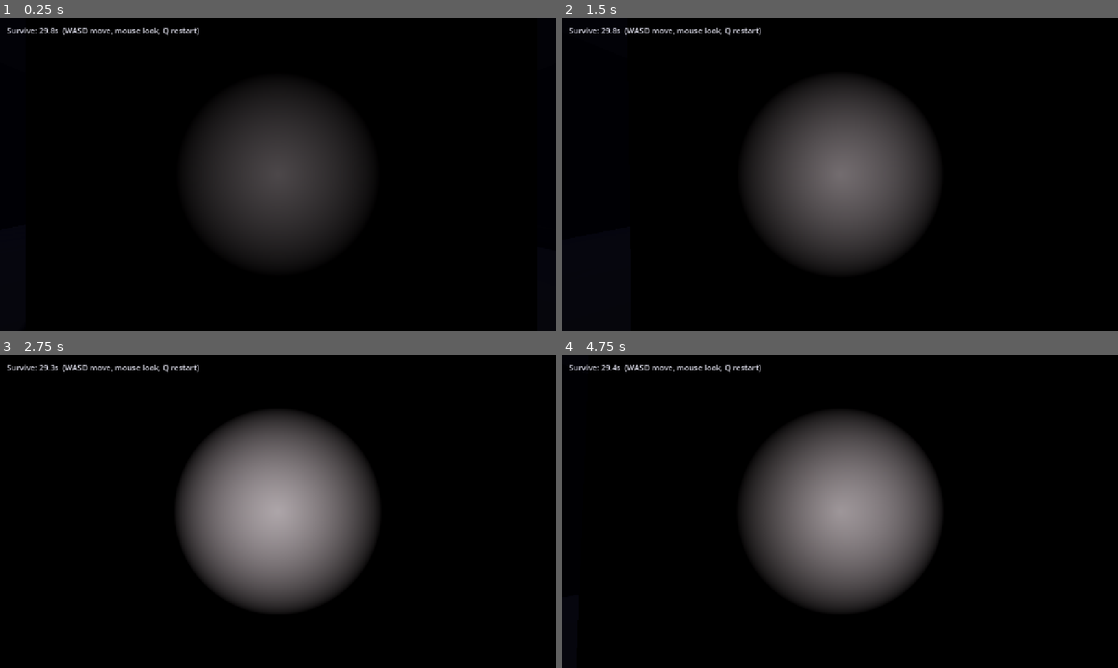
Above: before the commit, frames 1-4 (two rows, left to right).
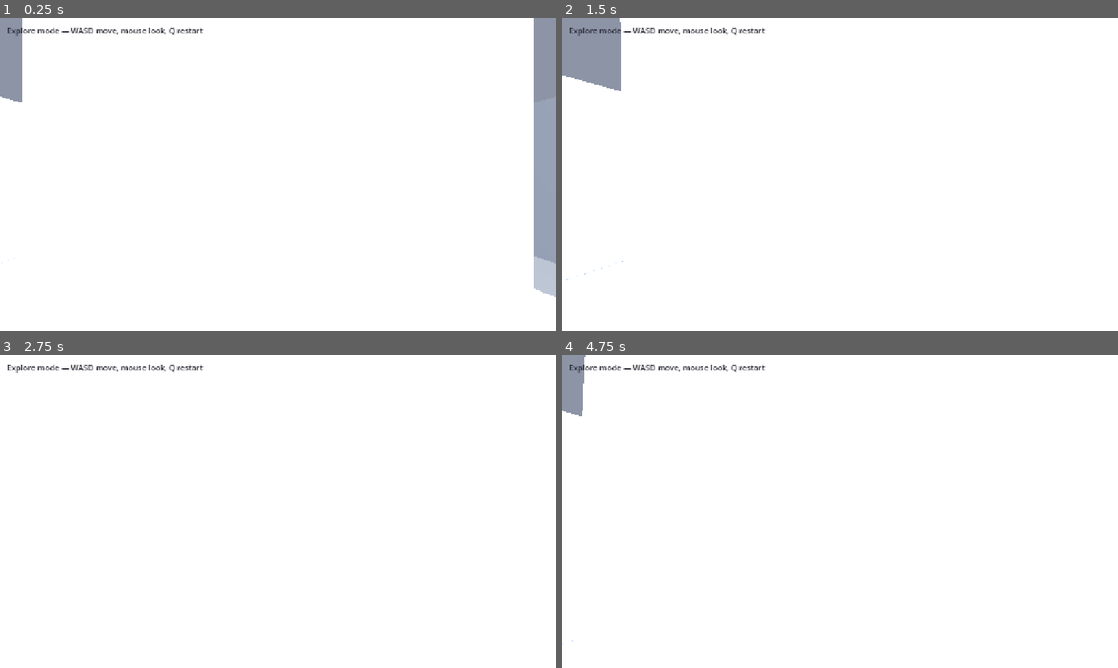
Above: after the commit, the same moments.

Repository: laim-1/LasVegas
Game: Godot game, scene res://scenes/main.tscn
The game is run twice, just before and just after one commit, with the same random seed, the same clock (stepped at 60 frames per second) and the same inputs.
Inputs (mouse positions are in pixels of both pictures, inside the frame that each line leads up to):
- Up to frame 1 (0.25 s): no input
- Up to frame 2 (1.5 s): tap Enter at 0.5 s; move the mouse to (867, 174) at 0.52 s; hold W (move_forward) from 0.53 s (still down); click (867, 174) at 0.67 s; tap Q (restart) at 1.25 s; move the mouse to (812, 174) at 1.27 s; click (812, 174) at 1.42 s
- Up to frame 3 (2.75 s): keep holding W (move_forward); tap Q (restart) at 2 s; move the mouse to (289, 505) at 2.02 s; click (289, 505) at 2.17 s
- Up to frame 4 (4.75 s): keep holding W (move_forward); tap Q (restart) at 2.75, 4.15 s; move the mouse to (834, 517) at 2.77 s; click (834, 517) at 2.92 s; move the mouse to (878, 514) at 3.52 s; click (878, 514) at 3.67 s; move the mouse to (795, 508) at 4.27 s; click (795, 508) at 4.42 s

The runs differ from the first frame. In frame 1, 100% of the frame differs, in the area x 0-100%, y 0-100%; in frame 2, 100%; in frame 3, 100%; in frame 4, 100%.

Commit message:
Explore mode: remove monster and brighten level
Co-authored-by: Cursor <cursoragent@cursor.com>

Diff:
--- a/godot/scenes/main.tscn
+++ b/godot/scenes/main.tscn
@@ -1,37 +1,23 @@
-[gd_scene load_steps=9 format=3 uid="uid://lasvegas_main"]
+[gd_scene load_steps=6 format=3 uid="uid://lasvegas_main"]
 
 [ext_resource type="Script" path="res://scripts/main.gd" id="1_main"]
 [ext_resource type="Script" path="res://scripts/level.gd" id="2_level"]
 [ext_resource type="Script" path="res://scripts/player.gd" id="3_player"]
-[ext_resource type="Script" path="res://scripts/enemy.gd" id="4_enemy"]
 [ext_resource type="Script" path="res://scripts/heartbeat_audio.gd" id="5_audio"]
 
 [sub_resource type="Environment" id="Environment_horror"]
 background_mode = 1
-background_color = Color(0.02, 0.02, 0.03, 1)
+background_color = Color(0.55, 0.58, 0.65, 1)
 ambient_light_source = 2
-ambient_light_color = Color(0.06, 0.06, 0.08, 1)
-ambient_light_energy = 0.25
+ambient_light_color = Color(0.75, 0.78, 0.82, 1)
+ambient_light_energy = 1.35
 tonemap_mode = 2
-tonemap_exposure = 0.85
-fog_enabled = true
-fog_light_color = Color(0.02, 0.02, 0.04, 1)
-fog_density = 0.12
-fog_aerial_perspective = 0.35
+tonemap_exposure = 1.15
+fog_enabled = false
 
 [sub_resource type="CapsuleShape3D" id="CapsuleShape3D_player"]
 radius = 0.3
 height = 1.7
-
-[sub_resource type="CapsuleShape3D" id="CapsuleShape3D_enemy"]
-radius = 0.35
-height = 1.6
-
-[sub_resource type="BoxMesh" id="BoxMesh_enemy"]
-size = Vector3(0.6, 1.2, 0.6)
-
-[sub_resource type="StandardMaterial3D" id="StandardMaterial3D_enemy"]
-albedo_color = Color(0.2, 0.9, 0.35, 1)
 
 [node name="Main" type="Node3D"]
 script = ExtResource("1_main")
@@ -41,9 +27,15 @@
 
 [node name="DirectionalLight3D" type="DirectionalLight3D" parent="."]
 transform = Transform3D(0.866025, -0.353553, 0.353553, 0, 0.707107, 0.707107, -0.5, -0.612372, 0.612372, 0, 6, 0)
-light_color = Color(0.35, 0.35, 0.4, 1)
-light_energy = 0.15
+light_color = Color(1, 0.98, 0.95, 1)
+light_energy = 1.35
 shadow_enabled = true
+
+[node name="FillLight" type="OmniLight3D" parent="."]
+transform = Transform3D(1, 0, 0, 0, 1, 0, 0, 0, 1, 0, 4, 0)
+light_color = Color(1, 1, 1, 1)
+light_energy = 0.9
+omni_range = 18.0
 
 [node name="Level" type="Node3D" parent="."]
 script = ExtResource("2_level")
@@ -63,28 +55,8 @@
 fov = 70.0
 
 [node name="Flashlight" type="SpotLight3D" parent="Player/Camera3D"]
-light_color = Color(1, 0.95, 0.85, 1)
-light_energy = 2.8
-shadow_enabled = true
-spot_range = 12.0
-spot_angle = 25.0
-spot_angle_attenuation = 2.0
-
-[node name="Enemy" type="CharacterBody3D" parent="."]
-transform = Transform3D(1, 0, 0, 0, 1, 0, 0, 0, 1, 0, 1, -3.2)
-collision_layer = 4
-collision_mask = 1
-script = ExtResource("4_enemy")
-player_path = NodePath("../Player")
-
-[node name="CollisionShape3D" type="CollisionShape3D" parent="Enemy"]
-transform = Transform3D(1, 0, 0, 0, 1, 0, 0, 0, 1, 0, 0.8, 0)
-shape = SubResource("CapsuleShape3D_enemy")
-
-[node name="MeshInstance3D" type="MeshInstance3D" parent="Enemy"]
-transform = Transform3D(1, 0, 0, 0, 1, 0, 0, 0, 1, 0, 0.6, 0)
-mesh = SubResource("BoxMesh_enemy")
-surface_material_override/0 = SubResource("StandardMaterial3D_enemy")
+visible = false
+light_energy = 0.0
 
 [node name="HeartbeatAudio" type="AudioStreamPlayer" parent="."]
 script = ExtResource("5_audio")
@@ -106,6 +78,6 @@
 offset_top = 16.0
 offset_right = 900.0
 offset_bottom = 48.0
-theme_override_colors/font_color = Color(0.85, 0.85, 0.9, 1)
+theme_override_colors/font_color = Color(0.15, 0.15, 0.2, 1)
 theme_override_font_sizes/font_size = 18
 text = "Loading..."
--- a/godot/scripts/game_manager.gd
+++ b/godot/scripts/game_manager.gd
@@ -1,9 +1,9 @@
 extends Node
-## Global game state: survive timer, win/lose, proximity for audio/atmosphere.
+## Global game state. Explore mode: walk the map with no monster or timer pressure.
 
 enum Mode { PLAYING, DEAD, WON }
 
-const SURVIVE_SECONDS := 30.0
+const EXPLORE_MODE := true
 
 var mode: Mode = Mode.PLAYING
 var elapsed_seconds: float = 0.0
@@ -22,15 +22,20 @@
 	if Input.is_action_just_pressed("restart"):
 		restart()
 
+	if EXPLORE_MODE:
+		return
+
 	if mode != Mode.PLAYING:
 		return
 
 	elapsed_seconds += delta
-	if elapsed_seconds >= SURVIVE_SECONDS:
+	if elapsed_seconds >= 30.0:
 		mode = Mode.WON
 
 
 func on_player_caught() -> void:
+	if EXPLORE_MODE:
+		return
 	if mode == Mode.PLAYING:
 		mode = Mode.DEAD
 
@@ -43,9 +48,11 @@
 
 
 func get_status_text() -> String:
+	if EXPLORE_MODE:
+		return "Explore mode — WASD move, mouse look, Q restart"
 	match mode:
 		Mode.PLAYING:
-			var remaining := maxf(0.0, SURVIVE_SECONDS - elapsed_seconds)
+			var remaining := maxf(0.0, 30.0 - elapsed_seconds)
 			return "Survive: %.1fs  (WASD move, mouse look, Q restart)" % remaining
 		Mode.DEAD:
 			return "You were caught. Press Q to restart."
--- a/godot/scripts/level.gd
+++ b/godot/scripts/level.gd
@@ -50,13 +50,13 @@
 	var wall_y1 := 3.0
 	var t := 0.2
 
-	_add_box(Vector3(min_x, floor_y0, min_z), Vector3(max_x, floor_y1, max_z), Color(0.5, 0.5, 0.55))
-	_add_box(Vector3(min_x, wall_y0, min_z - t), Vector3(max_x, wall_y1, min_z), Color(0.2, 0.2, 0.25))
-	_add_box(Vector3(min_x, wall_y0, max_z), Vector3(max_x, wall_y1, max_z + t), Color(0.2, 0.2, 0.25))
-	_add_box(Vector3(min_x - t, wall_y0, min_z), Vector3(min_x, wall_y1, max_z), Color(0.2, 0.2, 0.25))
-	_add_box(Vector3(max_x, wall_y0, min_z), Vector3(max_x + t, wall_y1, max_z), Color(0.2, 0.2, 0.25))
-	_add_box(Vector3(-1.6, wall_y0, -2.0), Vector3(1.6, wall_y1, -1.4), Color(0.18, 0.18, 0.22))
-	_add_box(Vector3(-3.5, wall_y0, 1.4), Vector3(-2.9, wall_y1, 3.5), Color(0.18, 0.18, 0.22))
+	_add_box(Vector3(min_x, floor_y0, min_z), Vector3(max_x, floor_y1, max_z), Color(0.62, 0.64, 0.68))
+	_add_box(Vector3(min_x, wall_y0, min_z - t), Vector3(max_x, wall_y1, min_z), Color(0.48, 0.5, 0.55))
+	_add_box(Vector3(min_x, wall_y0, max_z), Vector3(max_x, wall_y1, max_z + t), Color(0.48, 0.5, 0.55))
+	_add_box(Vector3(min_x - t, wall_y0, min_z), Vector3(min_x, wall_y1, max_z), Color(0.48, 0.5, 0.55))
+	_add_box(Vector3(max_x, wall_y0, min_z), Vector3(max_x + t, wall_y1, max_z), Color(0.48, 0.5, 0.55))
+	_add_box(Vector3(-1.6, wall_y0, -2.0), Vector3(1.6, wall_y1, -1.4), Color(0.42, 0.44, 0.5))
+	_add_box(Vector3(-3.5, wall_y0, 1.4), Vector3(-2.9, wall_y1, 3.5), Color(0.42, 0.44, 0.5))
 
 
 func get_player_spawn() -> Vector3:
--- a/godot/scripts/main.gd
+++ b/godot/scripts/main.gd
@@ -3,21 +3,11 @@
 @onready var _hud: Label = $UI/HUD/StatusLabel
 @onready var _level: HorrorLevel = $Level
 @onready var _player: CharacterBody3D = $Player
-@onready var _enemy: CharacterBody3D = $Enemy
 
 
 func _ready() -> void:
 	_player.global_position = _level.get_player_spawn()
-	var enemy_spawn: Vector3 = _level.get_enemy_spawn()
-	if _enemy.has_method(&"set_spawn"):
-		_enemy.set_spawn(enemy_spawn)
-	else:
-		_enemy.global_position = enemy_spawn
 
 
 func _process(_delta: float) -> void:
 	_hud.text = GameManager.get_status_text()
-
-	# Full proximity when enemy is attacking
-	if _enemy.player_in_attack_range:
-		GameManager.proximity_to_enemy = 1.0
--- a/godot/scripts/player.gd
+++ b/godot/scripts/player.gd
@@ -5,15 +5,11 @@
 const MAX_PITCH := 1.5
 
 @onready var camera: Camera3D = $Camera3D
-@onready var flashlight: SpotLight3D = $Camera3D/Flashlight
-@onready var enemy: Node3D = get_node_or_null("../Enemy")
 
 var _pitch: float = 0.0
-var _base_flashlight_energy: float = 2.0
 
 
 func _ready() -> void:
-	_base_flashlight_energy = flashlight.light_energy
 	Input.mouse_mode = Input.MOUSE_MODE_CAPTURED
 
 
@@ -46,29 +42,3 @@
 		velocity.z = move_toward(velocity.z, 0.0, MOVE_SPEED)
 
 	move_and_slide()
-	_update_atmosphere()
-
-
-func _update_atmosphere() -> void:
-	if enemy == null:
-		return
-
-	var to_enemy := enemy.global_position - global_position
-	to_enemy.y = 0.0
-	var dist := to_enemy.length()
-	var prox := clampf(1.0 - dist / 12.0, 0.0, 1.0)
-	GameManager.proximity_to_enemy = prox
-
-	var flicker := 1.0 + prox * 0.25 * (sin(Time.get_ticks_msec() * 0.038) * 0.7 + sin(Time.get_ticks_msec() * 0.009) * 0.3)
-	flashlight.light_energy = _base_flashlight_energy * clampf(flicker, 0.5, 1.4)
-
-	if prox > 0.001:
-		var shake := 0.04 * prox
-		var t := Time.get_ticks_msec() * 0.001
-		camera.position = Vector3(
-			sin(t * 60.0) * shake + sin(t * 35.0) * shake,
-			sin(t * 50.0) * shake * 0.35,
-			0.0
-		)
-	else:
-		camera.position = Vector3.ZERO
